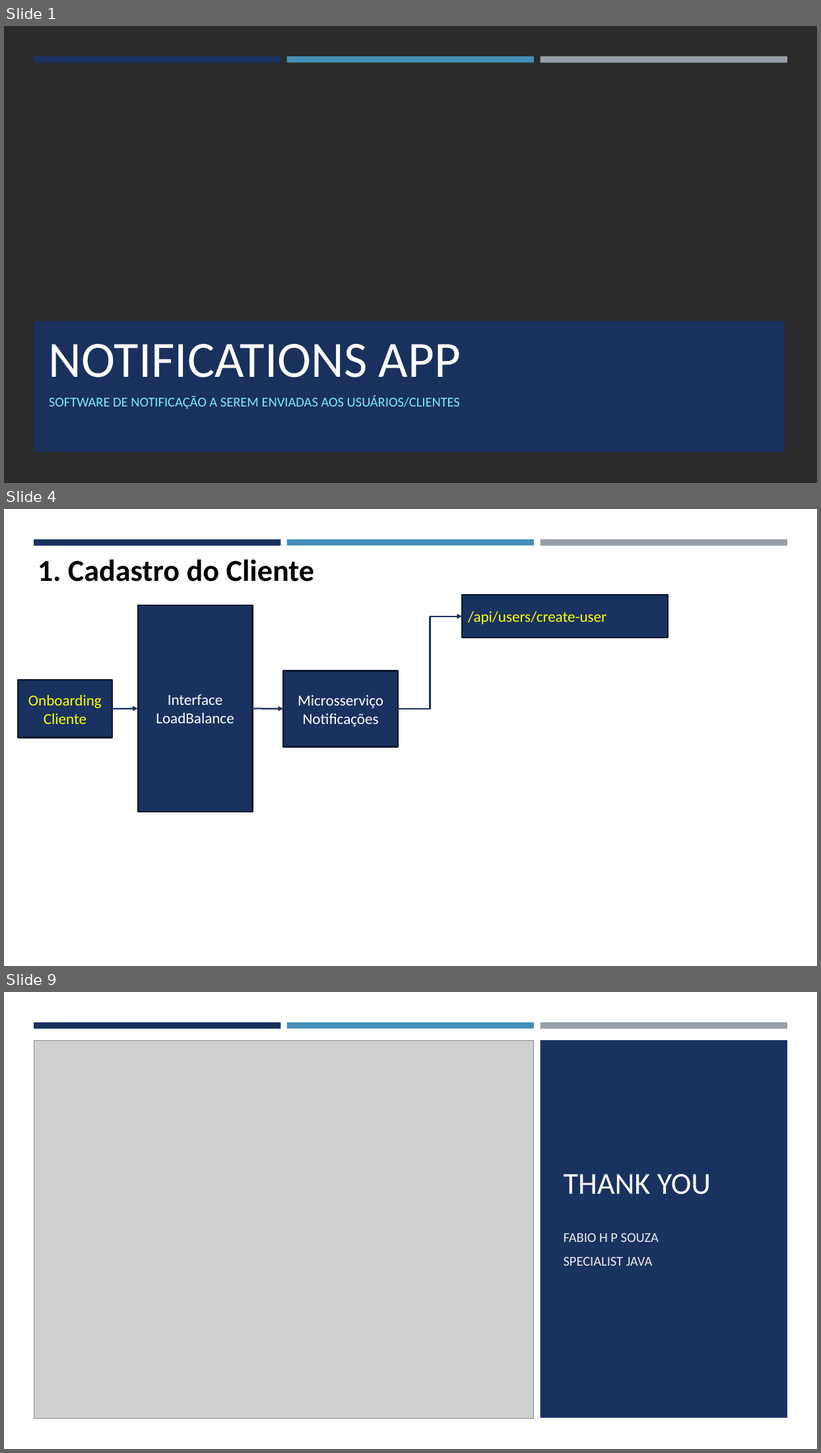
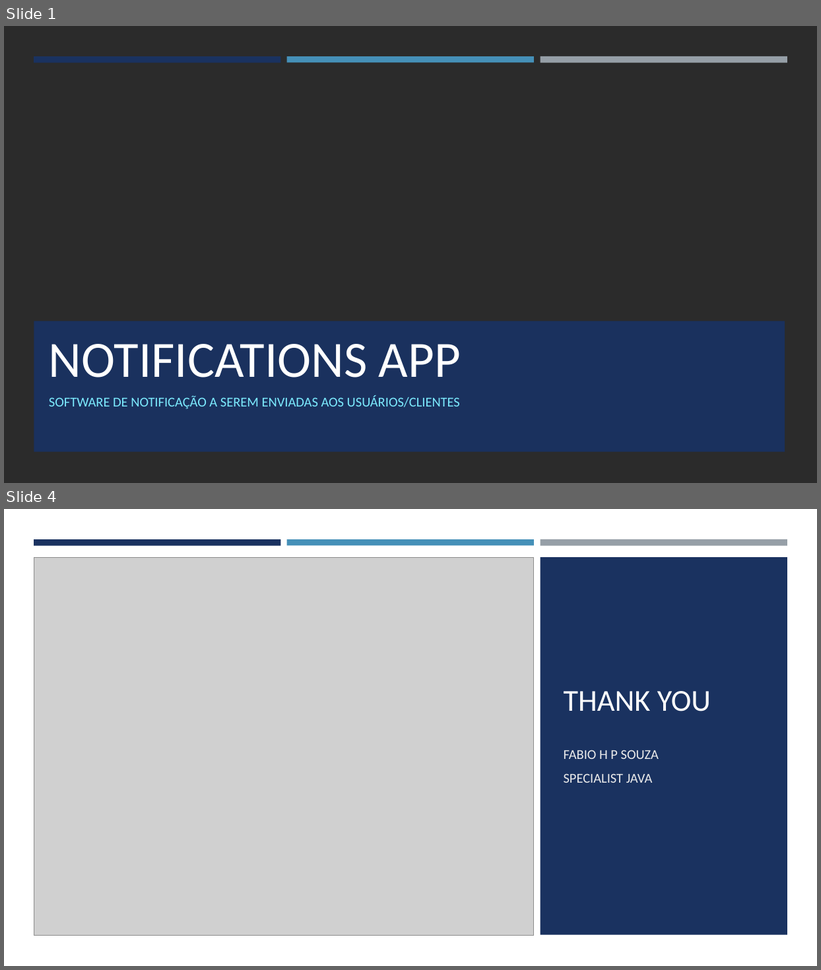
Before and after one commit to fahpsouza/notifications, a slide deck: docs/Notifications App.pptx. Shown one above the other, each under a label of ours: slides 1, 4 and 9 before the commit, slides 1 and 4 after it; the slides between them are not shown. The pictures are 821x1453 and 821x970 pixels, drawn with LibreOffice and Linux fonts; fonts in the diff are those of the drawing; grey boxes stand for pictures; background and template pictures are left out; a plain dark background stands for a picture behind light text. Boxes give left, top, right and bottom in pixels: in the first picture for what was removed or moved away, otherwise in the second. Text is boxed around its words. In the diff, an @@ line names an element or a change of style, - is before the commit and + after.

```diff
--- a/docs/Notifications App.pptx
+++ b/docs/Notifications App.pptx
@@ slide 4 removed at box(4, 509, 817, 966), background #FFFFFF @@
@@ rectangle removed at box(34, 539, 281, 545) @@
@@ rectangle removed at box(287, 539, 534, 545) @@
@@ rectangle removed at box(540, 539, 787, 546) @@
@@ text removed at box(38, 559, 314, 582) @@
-1. Cadastro do Cliente
@@ rectangle removed at box(137, 605, 252, 812) @@
-Interface
-LoadBalance
@@ rectangle removed at box(462, 595, 668, 638) @@
-/api/users/create-user
@@ elbow arrow removed from (398, 709) to (462, 617) @@
@@ rectangle removed at box(18, 681, 113, 738) @@
-Onboarding Cliente
@@ rectangle removed at box(283, 671, 398, 747) @@
-Microsserviço Notificações
@@ arrow removed from (112, 709) to (137, 708) @@
@@ arrow removed from (253, 708) to (283, 709) @@
@@ what was slide 9 is now slide 4 @@
```
Also in this commit, not shown: 1 slide changed, 1 slide added, 5 other slides removed, 4 other files.
